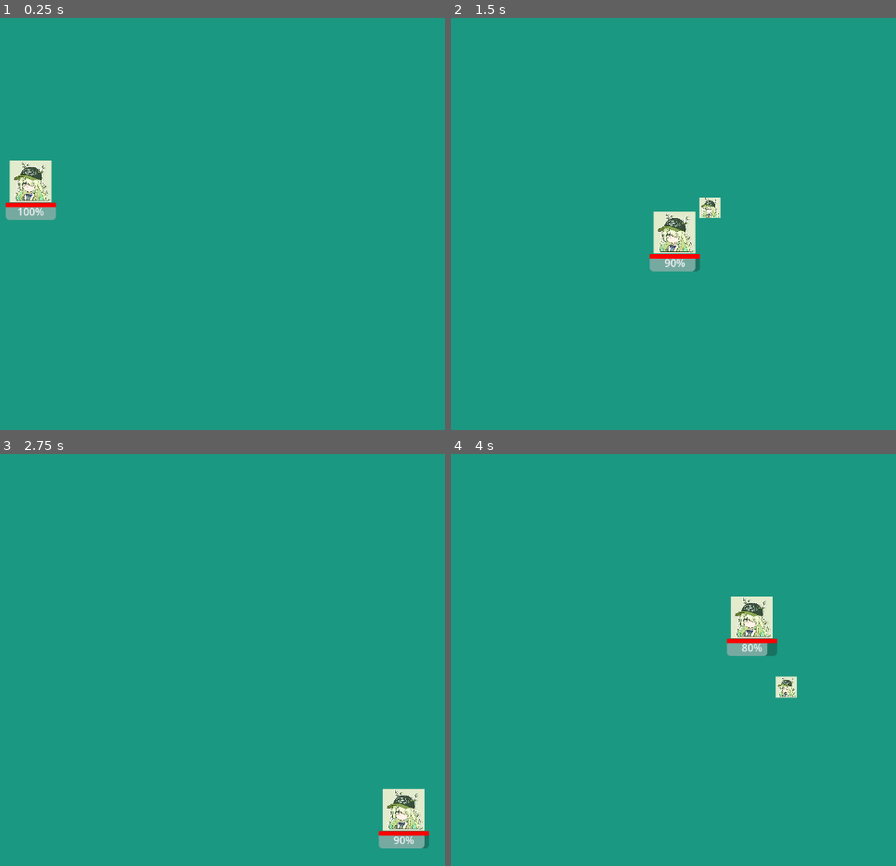
Above: before the commit, frames 1-4 (two rows, left to right).
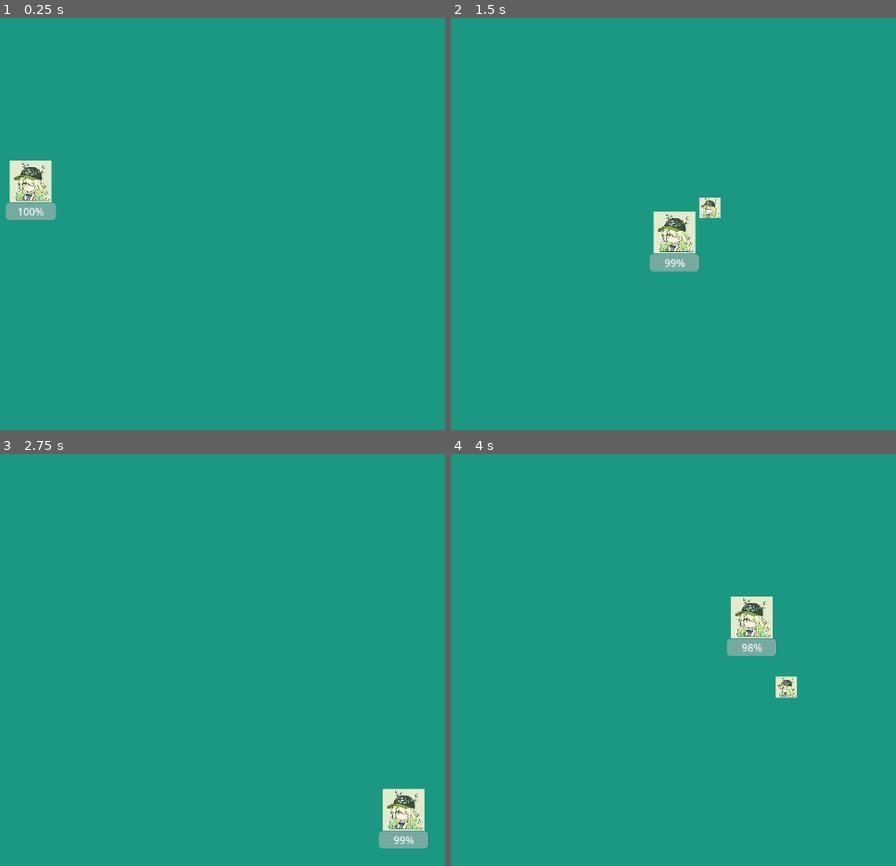
Above: after the commit, the same moments.

Repository: Steffen-AG/game1
Game: Godot game, scene res://main.tscn
Two runs of this game, one before a commit and one after it. Both use one fixed random seed, a clock stepped at 60 frames per second and the inputs below.
Inputs (mouse positions are in pixels of both pictures, inside the frame that each line leads up to):
- Up to frame 1 (0.25 s): no input
- Up to frame 2 (1.5 s): tap Enter at 0.5 s; move the mouse to (686, 203) at 0.52 s; press the mouse at (686, 203) at 0.53 s; hold D (right) 0.53-1.28 s; move the mouse to (outside the picture) at 1.27 s; release the mouse at (outside the picture) at 1.28 s; hold S (down) from 1.28 s (still down); click (outside the picture) at 1.35 s
- Up to frame 3 (2.75 s): move the mouse to (146, 569) at 2.02 s; release S (down) at 2.03 s; press the mouse at (146, 569) at 2.03 s; hold D (right) from 2.03 s (still down)
- Up to frame 4 (4 s): move the mouse to (486, 746) at 2.77 s; release D (right) at 2.78 s; release the mouse at (486, 746) at 2.78 s; hold W (up) 2.78-3.53 s; click (486, 746) at 2.85 s; move the mouse to (749, 725) at 3.52 s; press the mouse at (749, 725) at 3.53 s; hold A (left) from 3.53 s (still down)

The runs differ from the first frame. In frame 1, 0.2% of the frame differs, in the area x 1-13%, y 44-47%; in frame 2, 0.2%; in frame 3, 0.2%; in frame 4, 0.2%, in the area x 61-74%, y 44-49%.

Commit message:
healthbar

Diff:
--- a/player.gd
+++ b/player.gd
@@ -3,23 +3,27 @@
 
 @export var speed = 400
 @export var bullet_scene: PackedScene
-@export var health = 1
-var coolDown = 3.0
+@export var health = 100
+@export var coolDown = 3.0
 var coolDownTimer = 0.0
-var maxHealth = 1
+var maxHealth = 100
 var screen_size
 var healthbar
 var canFire
-var nutbool
+var progbar
 
 
 func _ready():
+
 	screen_size = get_viewport_rect().size
 	healthbar = $Healthbar
+	progbar = $TextureProgressBar
 	healthbar.value = maxHealth
+	progbar.value = 0
 	canFire = true
 
 func _process(delta):
+	#progress bars should probably update here
 	var velocity = Vector2.ZERO
 	if Input.is_action_pressed("right"):
 		velocity.x += 1
@@ -44,12 +48,15 @@
 	if Input.is_action_pressed("shoot") and canFire:
 		shoot()
 
-	print(healthbar.value)
+
 func shoot():
 	canFire = false
 	coolDownTimer = 0.0
-	health -= 0.1
-	healthbar.value = float(health) / float(maxHealth)
+	health -= 1
+	healthbar.value = health
+	#progbar.value = health
+	print(healthbar.value)
+	print(health)
 	var pos = get_global_mouse_position()
 	var shot = bullet_scene.instantiate()
 	shot.linear_velocity = global_position.direction_to(pos) * 400
--- a/player.tscn
+++ b/player.tscn
@@ -1,8 +1,9 @@
-[gd_scene load_steps=5 format=3 uid="uid://b3bt33brbh44s"]
+[gd_scene load_steps=6 format=3 uid="uid://b3bt33brbh44s"]
 
 [ext_resource type="Texture2D" uid="uid://dthmip01q65sq" path="res://art/1693230419100760.jpg" id="1_33fgh"]
 [ext_resource type="Script" path="res://player.gd" id="1_i6l7q"]
 [ext_resource type="PackedScene" uid="uid://lsdhqpnn6mlv" path="res://bullet.tscn" id="2_b64or"]
+[ext_resource type="Texture2D" uid="uid://ccqlp7c0gma15" path="res://art/shitsPants.png" id="4_v80ac"]
 
 [sub_resource type="RectangleShape2D" id="RectangleShape2D_lfijn"]
 size = Vector2(66, 66)
@@ -24,10 +25,11 @@
 offset_top = 33.0
 offset_right = 39.0
 offset_bottom = 40.0
-max_value = 1.0
+step = 1.0
 
-[node name="ColorRect" type="ColorRect" parent="Healthbar"]
-layout_mode = 0
-offset_right = 78.0
-offset_bottom = 7.0
-color = Color(1, 0, 0, 1)
+[node name="TextureProgressBar" type="TextureProgressBar" parent="."]
+offset_left = -39.0
+offset_top = 33.0
+offset_right = 424.0
+offset_bottom = 102.0
+texture_progress = ExtResource("4_v80ac")
Binary file added: art/shitsPants.png
Not shown, added: art/shitsPants.png.import
